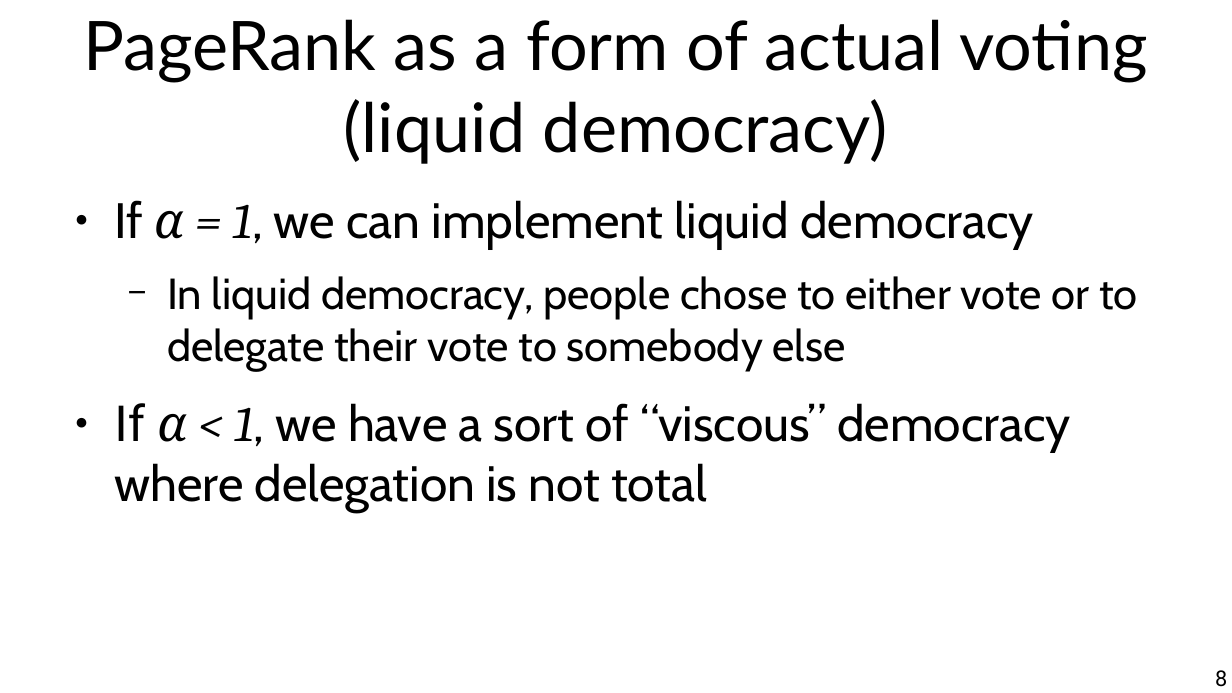
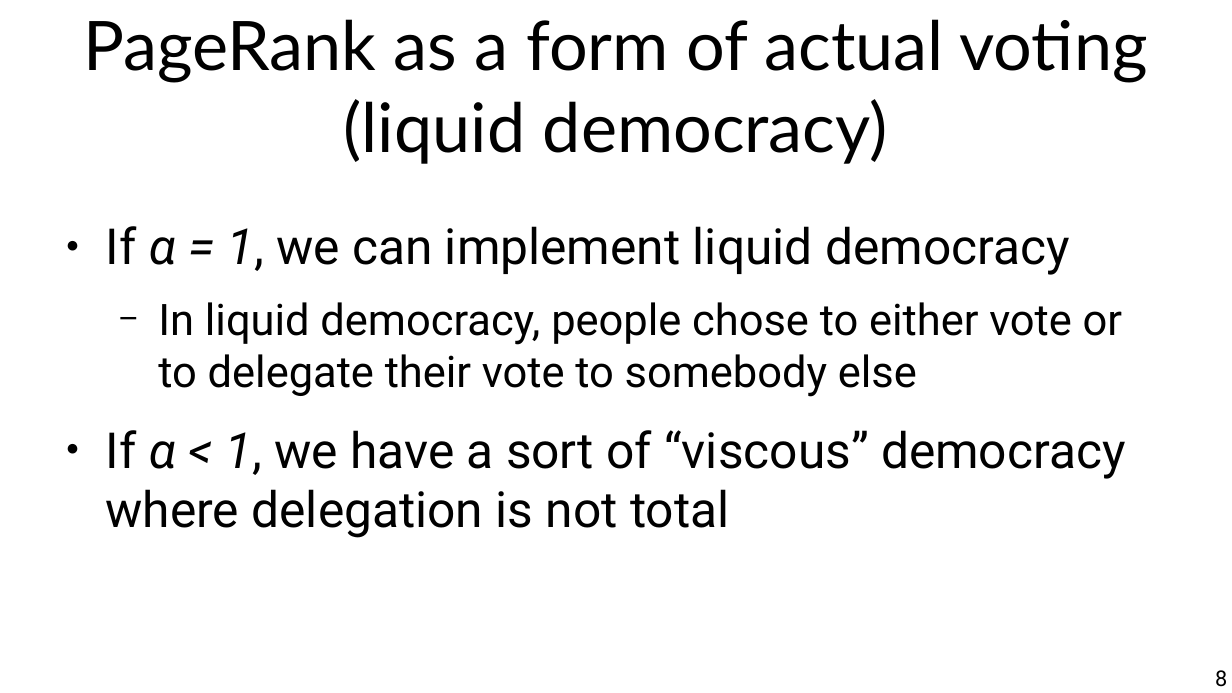
Before and after one commit to chatox/networks-science-course, a slide deck: slide 8 of theory/odp/tt10-pagerank_extra.odp. Drawn at 1232x693 pixels with LibreOffice and Linux fonts; fonts in the diff are those of the drawing. Boxes give left, top, right and bottom in pixels: in the first picture for what was removed or moved away, otherwise in the second. Text is boxed around its words. In the diff, an @@ line names an element or a change of style, - is before the commit and + after.

```diff
--- a/theory/odp/tt10-pagerank_extra.odp
+++ b/theory/odp/tt10-pagerank_extra.odp
@@ text "If α = 1, we ...": place and size @@
-text "If α = 1, we ..." at <box>114,200,1138,511</box>
+text "If α = 1, we ..." at <box>106,226,1126,538</box>
@@ text "If α = 1, we ..." at <box>106,226,1126,538</box>: font Cabin to Roboto; font Cambria to Roboto in "α = 1,", "α < 1," @@
```
Also in this commit, not shown: 3 other slides changed, 2 other files.
